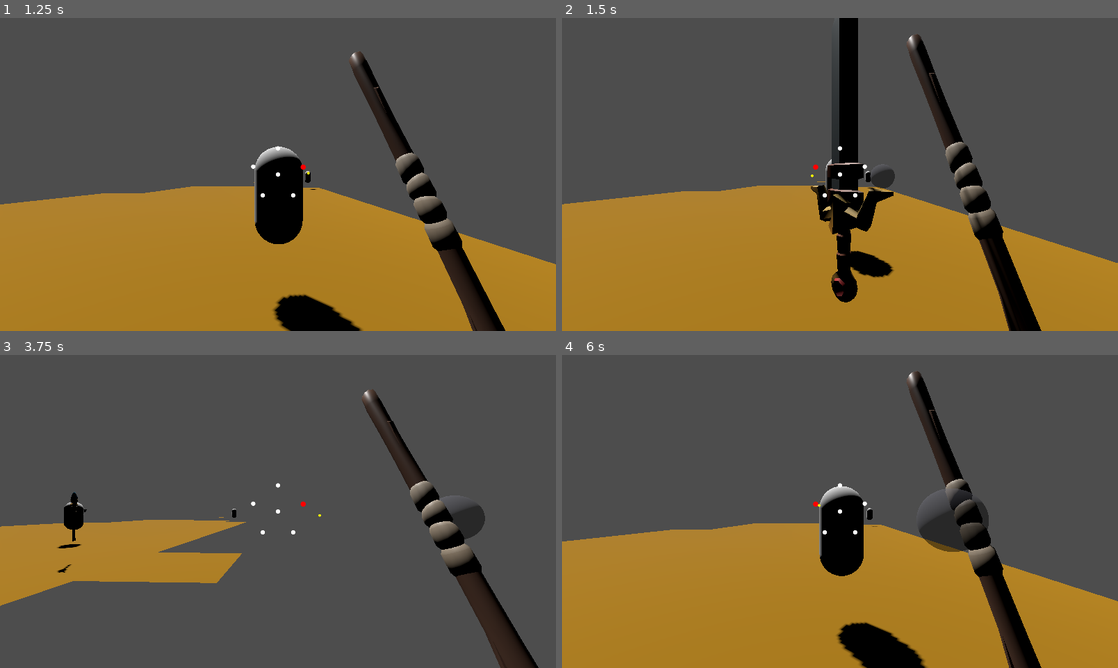
Above: before the commit, frames 1-4 (two rows, left to right).
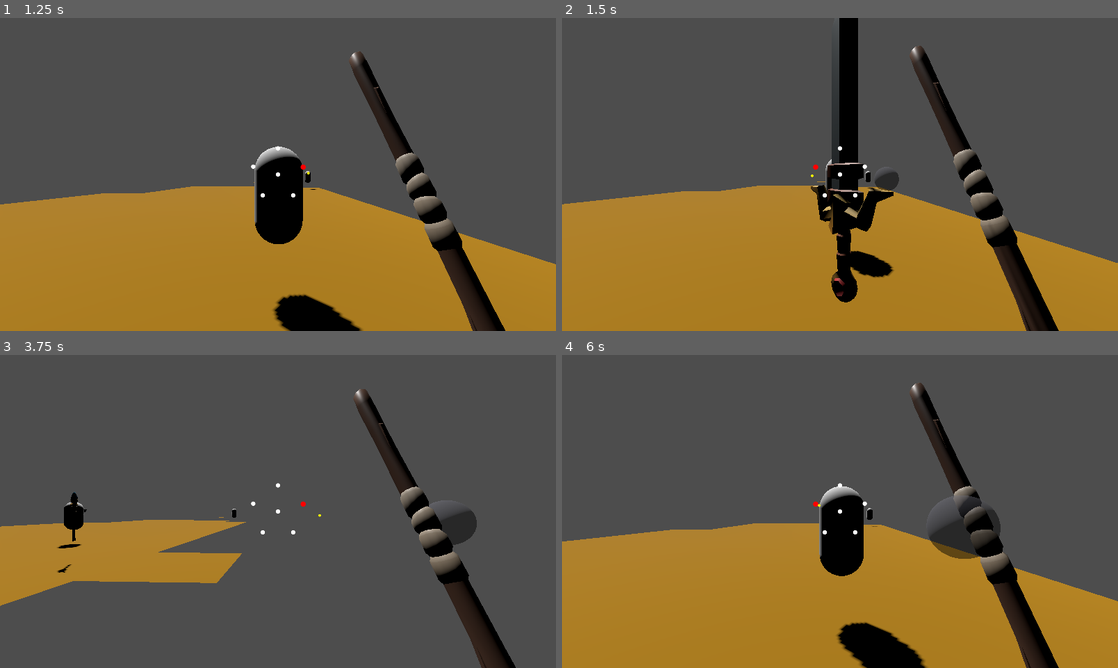
Above: after the commit, the same moments.

Repository: MendelDdS/pdc-godot
Game: Godot game, scene res://scenes/main.tscn
The game is run twice, just before and just after one commit, with the same random seed, the same clock (stepped at 60 frames per second) and the same inputs.
Inputs (mouse positions are in pixels of both pictures, inside the frame that each line leads up to):
- Up to frame 1 (1.25 s): move the mouse to (305, 174) at 0.52 s; hold D (Right strafe) from 0.53 s (still down); hold Up (Foward) from 0.53 s (still down)
- Up to frame 2 (1.5 s): move the mouse to (812, 174) at 1.27 s; release D (Right strafe) at 1.28 s; release Up (Foward) at 1.28 s; hold Down (Back) from 1.28 s (still down); click (812, 174) at 1.35 s
- Up to frame 3 (3.75 s): move the mouse to (289, 505) at 2.02 s; release Down (Back) at 2.03 s; hold Right mouse button (Item Passive) 2.03-2.78 s; hold D (Right strafe) 2.03-3.53 s; move the mouse to (272, 517) at 2.77 s; tap Up (Foward) at 2.85 s; move the mouse to (316, 514) at 3.52 s; hold A (Left strafe) from 3.53 s (still down); click (316, 514) at 3.6 s
- Up to frame 4 (6 s): move the mouse to (795, 508) at 4.27 s; right-click (795, 508) at 4.35 s; move the mouse to (845, 511) at 5.02 s; release A (Left strafe) at 5.03 s; hold Down (Back) 5.03-5.78 s; hold Up (Foward) 5.03-5.78 s; move the mouse to (817, 505) at 5.77 s; hold D (Right strafe) from 5.78 s (still down); click (817, 505) at 5.85 s

Frame 1 is identical in both runs. In frame 2, 4.4% of the frame differs, in the area x 55-90%, y 5-100%; in frame 3, 5.6%, in the area x 63-97%, y 10-100%; in frame 4, 4.7%.

Commit message:
fix(#0000): fix wand sequency critical duration

Diff:
--- a/scenes/actors/player/player.gd
+++ b/scenes/actors/player/player.gd
@@ -25,7 +25,7 @@
 const DEFENSE_READY_DISTANCE: float = 0.04
 const DEFENSE_READY_ROT_DOT: float = 0.995
 const MAGIC_SEQUENCE_MAX_AGE: float = 1.4
-const MAGIC_CRITICAL_MAX_TIME: float = 0.85
+const MAGIC_CRITICAL_MAX_TIME: float = 0.2
 const MAGIC_SPELL_PATTERNS: Array[Array] = [
 	[5, 1, 2],
 	[1, 2, 3],
@@ -45,6 +45,7 @@
 const DEFENSE_STANCE = {"pos": Vector3(0.5, 0.3, -0.8), "rot": Vector3(180, 0, 45)}
 const STAFF_IDLE_STANCE = {"pos": Vector3(0.72, -0.12, -1.0), "rot": Vector3(10, -90, 25)}
 const STAFF_DRAW_DISTANCE: float = 0.18
+const STAFF_DRAW_DURATION: float = 0.16
 
 @onready var health_component: HealthComponent = $HealthComponent
 @onready var camera_pivot: Node3D = $CameraPivot
@@ -78,6 +79,7 @@
 var active_attack_is_critical: bool = false
 var queued_magic_is_critical: bool = false
 var magic_drawing: bool = false
+var magic_draw_started_msec: int = 0
 var magic_sequence: Array[int] = []
 var magic_sequence_times: Array[int] = []
 var can_attack: bool = true
@@ -178,6 +180,7 @@
 		return
 
 	magic_drawing = true
+	magic_draw_started_msec = Time.get_ticks_msec()
 	magic_sequence.clear()
 	magic_sequence_times.clear()
 	_record_magic_direction(combat_ui.current_direction)
@@ -186,17 +189,22 @@
 	magic_drawing = false
 	if magic_sequence.is_empty():
 		combat_ui.clear_magic_trace()
-		return
-
-	var now := Time.get_ticks_msec()
-	_prune_magic_sequence(now)
-	var valid_cast := _matches_magic_spell_pattern()
-	queued_magic_is_critical = valid_cast and _magic_sequence_duration() <= MAGIC_CRITICAL_MAX_TIME
+		_return_staff_to_idle()
+		return
+
+	var released_msec := Time.get_ticks_msec()
+	var matched_pattern_start := _get_matched_magic_pattern_start()
+	var valid_cast := matched_pattern_start >= 0
+	var cast_duration := _magic_sequence_duration_from(matched_pattern_start, released_msec) if valid_cast else 999.0
+	queued_magic_is_critical = valid_cast and cast_duration <= MAGIC_CRITICAL_MAX_TIME
+	print("Magic sequence drawn: ", magic_sequence, " duration: ", cast_duration, " max: ", MAGIC_CRITICAL_MAX_TIME, " critical: ", queued_magic_is_critical)
+
 	magic_sequence.clear()
 	magic_sequence_times.clear()
 	combat_ui.clear_magic_trace()
 
 	if not valid_cast:
+		_return_staff_to_idle()
 		_play_magic_fizzle_feedback()
 		return
 
@@ -207,15 +215,18 @@
 		return
 
 	var now := Time.get_ticks_msec()
-	_prune_magic_sequence(now)
 	if magic_sequence.size() > 0 and magic_sequence[-1] == dir_index:
+		return
+
+	if magic_sequence.size() > 1 and magic_sequence[-2] == dir_index:
+		magic_sequence.pop_back()
+		magic_sequence_times.pop_back()
+		combat_ui.set_magic_trace(magic_sequence)
+		_play_staff_draw_motion(dir_index)
 		return
 
 	magic_sequence.append(dir_index)
 	magic_sequence_times.append(now)
-	if magic_sequence.size() > 4:
-		magic_sequence.pop_front()
-		magic_sequence_times.pop_front()
 
 	combat_ui.set_magic_trace(magic_sequence)
 	_play_staff_draw_motion(dir_index)
@@ -227,8 +238,14 @@
 
 	var tween := create_tween().set_parallel(true)
 	tween.set_trans(Tween.TRANS_SINE).set_ease(Tween.EASE_OUT)
-	tween.tween_property(weapon_pivot, "position", target_pos, 0.08)
-	tween.tween_property(weapon_pivot, "quaternion", target_quat, 0.08)
+	tween.tween_property(weapon_pivot, "position", target_pos, STAFF_DRAW_DURATION)
+	tween.tween_property(weapon_pivot, "quaternion", target_quat, STAFF_DRAW_DURATION)
+
+func _return_staff_to_idle() -> void:
+	var tween := create_tween().set_parallel(true)
+	tween.set_trans(Tween.TRANS_SINE).set_ease(Tween.EASE_OUT)
+	tween.tween_property(weapon_pivot, "position", STAFF_IDLE_STANCE["pos"], 0.12)
+	tween.tween_property(weapon_pivot, "quaternion", _degrees_to_quat(STAFF_IDLE_STANCE["rot"]), 0.12)
 
 func _magic_direction_offset(dir_index: int) -> Vector2:
 	match dir_index:
@@ -245,14 +262,6 @@
 		_:
 			return Vector2.ZERO
 
-func _consume_magic_critical_cast() -> bool:
-	var now := Time.get_ticks_msec()
-	_prune_magic_sequence(now)
-	var is_critical := _matches_magic_spell_pattern() and _magic_sequence_duration() <= MAGIC_CRITICAL_MAX_TIME
-	magic_sequence.clear()
-	magic_sequence_times.clear()
-	return is_critical
-
 func _prune_magic_sequence(now: int) -> void:
 	while magic_sequence_times.size() > 0:
 		var age := float(now - magic_sequence_times[0]) / 1000.0
@@ -262,7 +271,7 @@
 		magic_sequence.pop_front()
 		magic_sequence_times.pop_front()
 
-func _matches_magic_spell_pattern() -> bool:
+func _get_matched_magic_pattern_start() -> int:
 	for pattern in MAGIC_SPELL_PATTERNS:
 		if magic_sequence.size() < pattern.size():
 			continue
@@ -275,15 +284,15 @@
 				break
 
 		if matches:
-			return true
-
-	return false
-
-func _magic_sequence_duration() -> float:
-	if magic_sequence_times.size() < 2:
+			return offset
+
+	return -1
+
+func _magic_sequence_duration_from(start_index: int, released_msec: int) -> float:
+	if start_index < 0 or magic_sequence_times.size() < start_index + 1:
 		return 999.0
 
-	return float(magic_sequence_times[-1] - magic_sequence_times[0]) / 1000.0
+	return float(released_msec - magic_sequence_times[start_index]) / 1000.0
 
 func play_block_impact_feedback() -> void:
 	var original_pos := weapon_pivot.position
@@ -337,6 +346,8 @@
 	if _is_using_staff():
 		base_target_pos = STAFF_IDLE_STANCE["pos"]
 		base_target_quat = _degrees_to_quat(STAFF_IDLE_STANCE["rot"])
+		if magic_drawing:
+			return
 
 	if is_defending:
 		base_target_pos = DEFENSE_STANCE["pos"]
